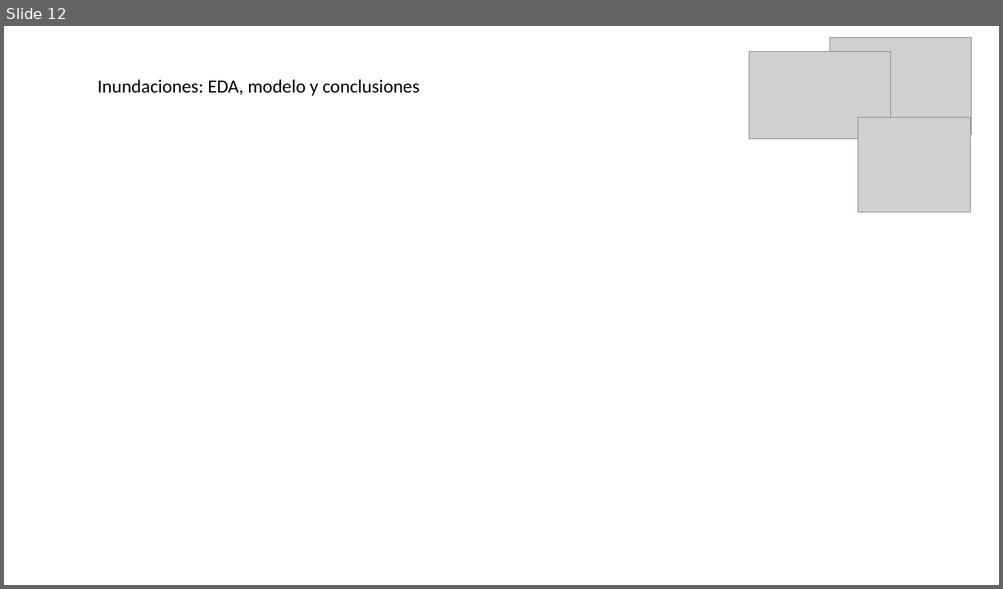
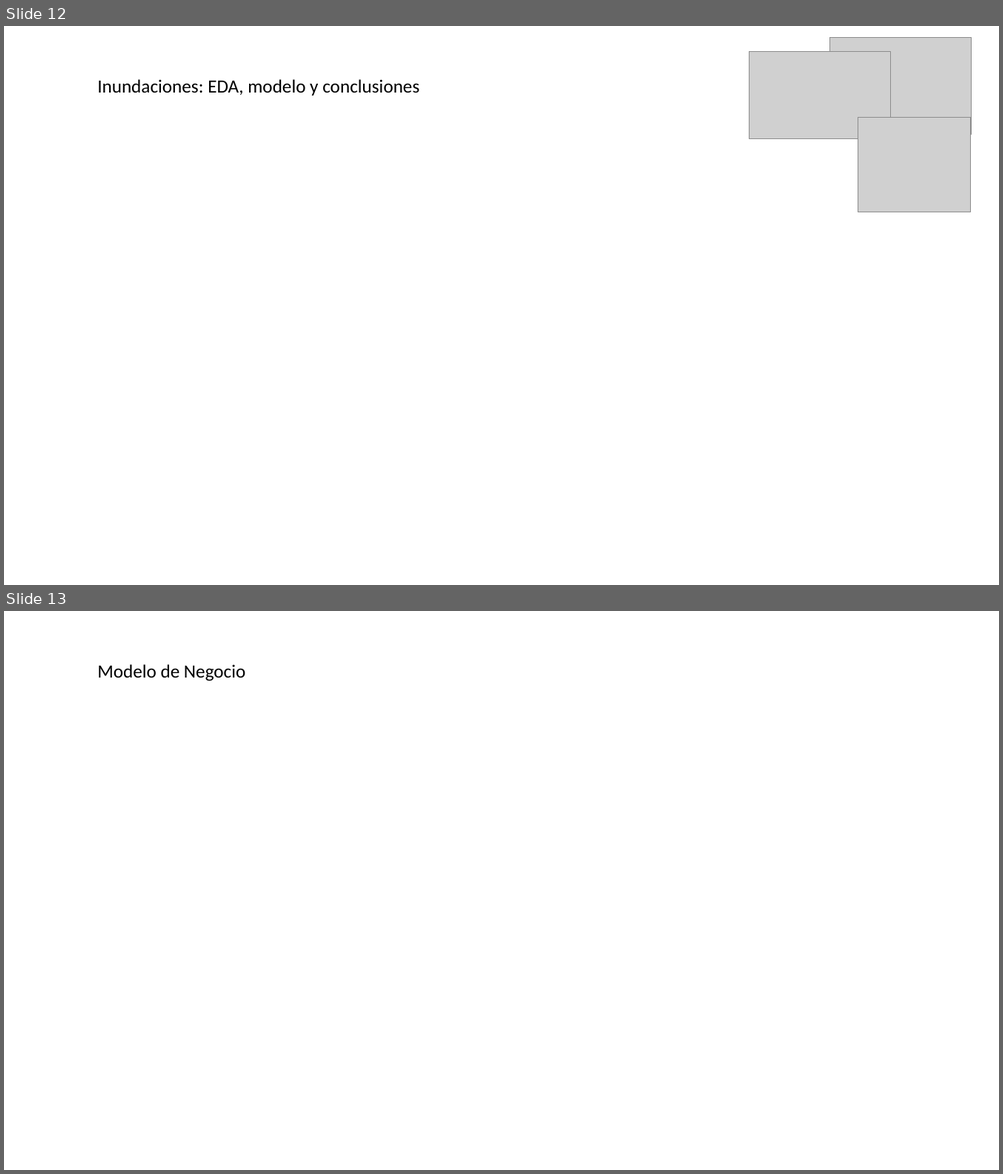
Before and after one commit to AleDataAnalyst/grupo2_desastresnaturales, a slide deck: Presentacion/0 PPT Presentación/PPT Desastres Naturales, Impacto H y E, Estructura v7.pptx. Shown one above the other, each under a label of ours: slide 12 before the commit, slides 12 and 13 after it. The pictures are 1003x589 and 1003x1174 pixels, drawn with LibreOffice and Linux fonts; fonts in the diff are those of the drawing; grey boxes stand for pictures; background and template pictures are left out. Boxes give left, top, right and bottom in pixels: in the first picture for what was removed or moved away, otherwise in the second. Text is boxed around its words. In the diff, an @@ line names an element or a change of style, - is before the commit and + after.

```diff
--- a/Presentacion/0 PPT Presentación/PPT Desastres Naturales, Impacto H y E, Estructura v7.pptx
+++ b/Presentacion/0 PPT Presentación/PPT Desastres Naturales, Impacto H y E, Estructura v7.pptx
@@ slide 13 added at [4,611,999,1170], background #FFFFFF @@
@@ text added at [97,664,245,681], 18 pt, text #000000 @@
+Modelo de Negocio
```
Also in this commit, not shown: 1 other slide added, 1 slide removed.
